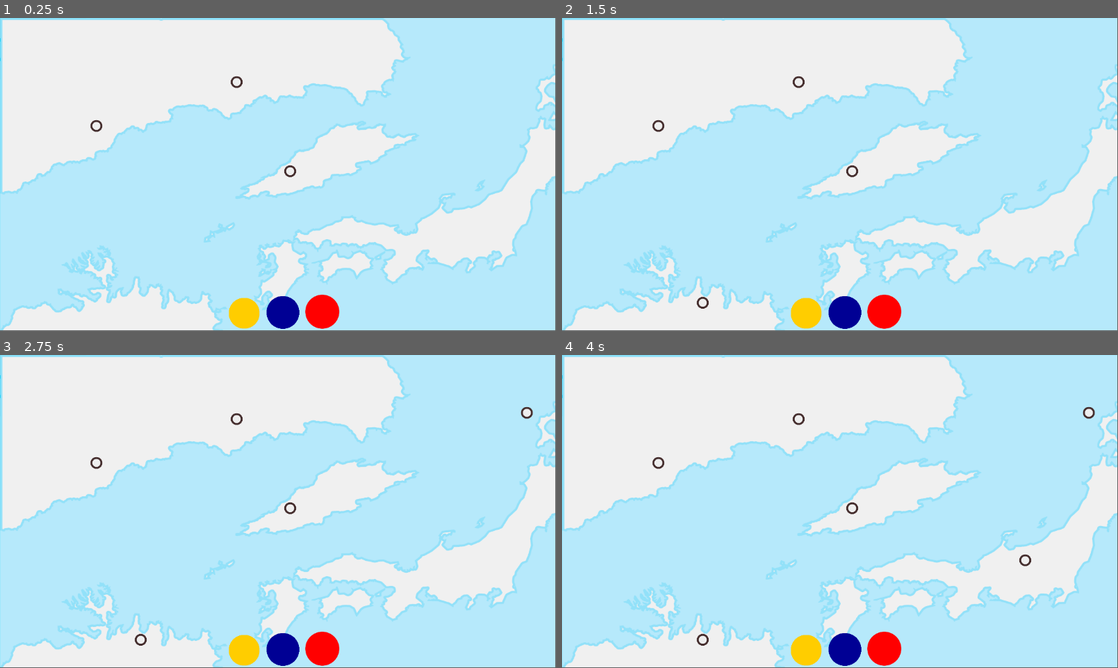
Above: before the commit, frames 1-4 (two rows, left to right).
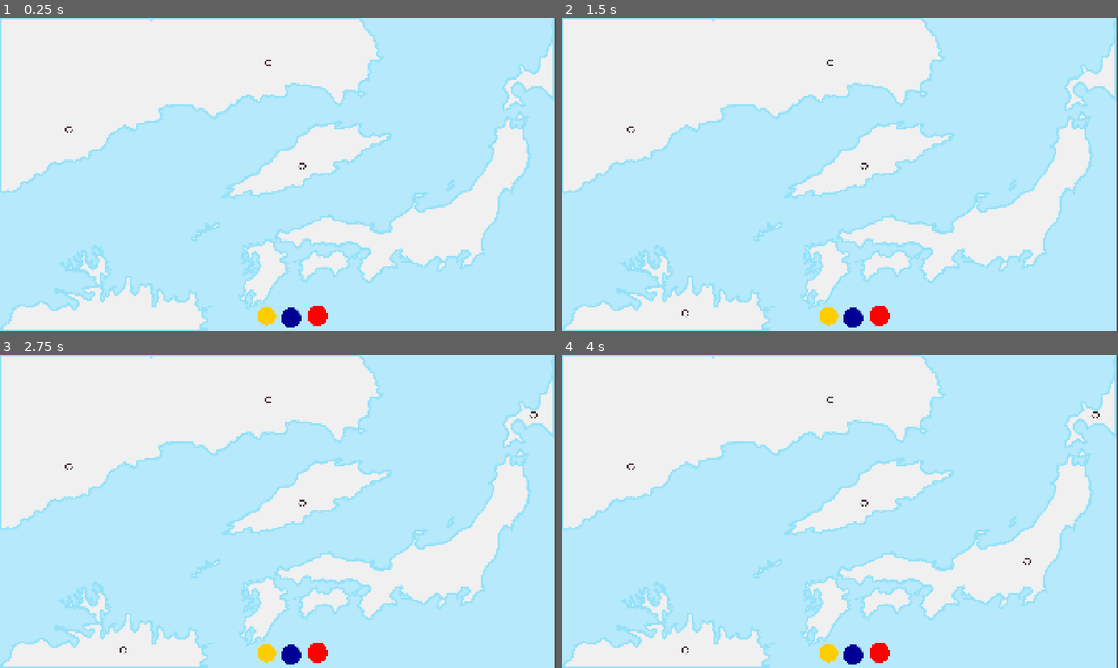
Above: after the commit, the same moments.

Repository: top-it-090304/Holding-Pattern
Game: Godot game, scene res://scene/Main.tscn
The game is run twice, just before and just after one commit, with the same random seed, the same clock (stepped at 60 frames per second) and the same inputs. This scene is started directly instead of the project's main scene.
Inputs (mouse positions are in pixels of both pictures, inside the frame that each line leads up to; where the layout moved, square brackets give the same spot in the first picture):
- Up to frame 1 (0.25 s): no input
- Up to frame 2 (1.5 s): click (828, 315) [806, 312] at 0.5 s; click (851, 318) [845, 312] at 1.25 s
- Up to frame 3 (2.75 s): click (316, 652) [322, 649] at 2 s
- Up to frame 4 (4 s): click (828, 652) [806, 649] at 2.75 s; click (851, 655) [845, 649] at 3.5 s
In our replay, the window is 799x449 before the commit and 800x450 after it. These sizes can differ from the game's own. Grey fills any space a smaller window leaves; there, only what the larger window draws over its background counts as a difference.

The runs differ from the first frame. In frame 1, 19% of the frame differs, in the area x 0-100%, y 0-100%; in frame 2, 19%; in frame 3, 19%; in frame 4, 19%.

Commit message:
Change UI

Diff:
--- a/project.godot
+++ b/project.godot
@@ -11,9 +11,15 @@
 [application]
 
 config/name="Air Rout"
-run/main_scene="uid://w3majmenhb7r"
+run/main_scene="uid://dggwktu3dwg6x"
 config/features=PackedStringArray("4.6", "Forward Plus")
 config/icon="res://objects/icon.svg"
+
+[display]
+
+window/size/viewport_width=1920
+window/size/viewport_height=1080
+window/stretch/mode="canvas_items"
 
 [physics]
 
--- a/scene/Main.tscn
+++ b/scene/Main.tscn
@@ -20,8 +20,8 @@
 
 [node name="Map" type="Sprite2D" parent="." unique_id=570708504]
 z_index = -1
-position = Vector2(613, 326.00003)
-scale = Vector2(0.63815117, 0.6037037)
+position = Vector2(957.18744, 540)
+scale = Vector2(0.9966798, 0.99999994)
 texture = ExtResource("2_h6nst")
 
 [node name="Timer" type="Timer" parent="." unique_id=1871435388]
@@ -30,29 +30,29 @@
 [node name="AirportSpawn" type="Node2D" parent="." unique_id=2036406742]
 
 [node name="Marker2D" type="Marker2D" parent="AirportSpawn" unique_id=803476185]
-position = Vector2(491, 133)
+position = Vector2(927, 155)
 
 [node name="Marker2D2" type="Marker2D" parent="AirportSpawn" unique_id=1551095940]
-position = Vector2(292, 591)
+position = Vector2(426, 1019)
 
 [node name="Marker2D3" type="Marker2D" parent="AirportSpawn" unique_id=501649119]
-position = Vector2(200, 224)
+position = Vector2(238, 386)
 
 [node name="Marker2D4" type="Marker2D" parent="AirportSpawn" unique_id=332095736]
-position = Vector2(961, 426)
+position = Vector2(1607, 714)
 
 [node name="Marker2D5" type="Marker2D" parent="AirportSpawn" unique_id=2052956240]
-position = Vector2(602, 318)
+position = Vector2(1044, 512)
 
 [node name="Marker2D6" type="Marker2D" parent="AirportSpawn" unique_id=233310926]
-position = Vector2(1093, 120)
+position = Vector2(1843, 208)
 
 [node name="YellowButton" type="Button" parent="." unique_id=1877033529]
 modulate = Color(1, 1, 0, 1)
-offset_left = 468.99994
-offset_top = 575.0
-offset_right = 676.99994
-offset_bottom = 783.0
+offset_left = 883.0
+offset_top = 991.00006
+offset_right = 1091.0
+offset_bottom = 1199.0
 scale = Vector2(0.36157924, 0.36157924)
 toggle_mode = true
 button_pressed = true
@@ -63,10 +63,10 @@
 
 [node name="BlueButton" type="Button" parent="." unique_id=1888030756]
 modulate = Color(0, 0, 1, 1)
-offset_left = 547.00006
-offset_top = 571.0
-offset_right = 755.00006
-offset_bottom = 779.0
+offset_left = 965.0
+offset_top = 995.0
+offset_right = 1173.0
+offset_bottom = 1203.0
 scale = Vector2(0.38400003, 0.38400003)
 toggle_mode = true
 action_mode = 0
@@ -76,10 +76,10 @@
 
 [node name="RedButton" type="Button" parent="." unique_id=1218500919]
 modulate = Color(1, 0, 0, 1)
-offset_left = 627.0
-offset_top = 567.0
-offset_right = 835.0
-offset_bottom = 775.0
+offset_left = 1055.0
+offset_top = 985.0
+offset_right = 1263.0
+offset_bottom = 1193.0
 scale = Vector2(0.4, 0.4)
 toggle_mode = true
 action_mode = 0
